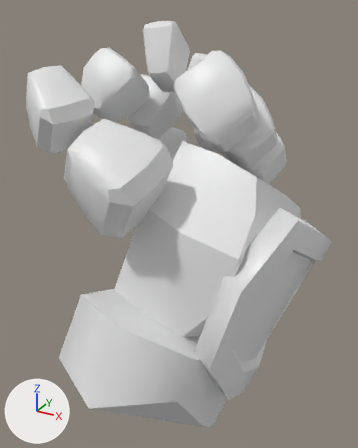
Renders of the FBX model blendFiles/Chara/FBX/SMSH_RIG_Hand_Character.fbx from each side of a commit.
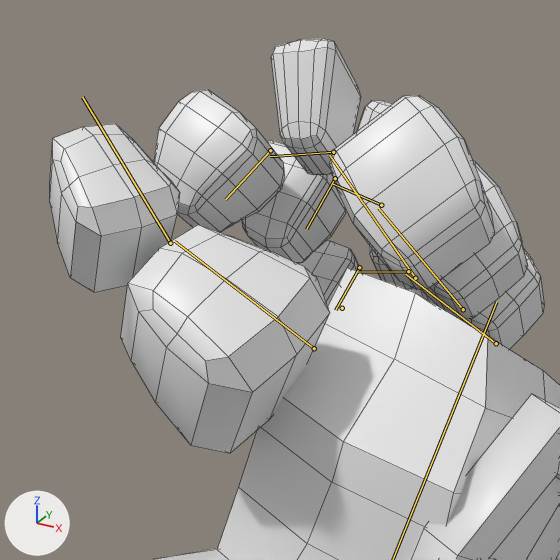
Old and new are each drawn whole from a camera (50 mm lens) standing at (0.2455, -0.4531, 0.4081) and looking at (0.1071, -0.2014, 0.2822) and again close up on the part from 0% to 82% of the width and 0% to 66% of the height. Every picture has the same lights, and +X, +Y and +Z are marked at lower left. The older version's two pictures come first. Both versions are drawn at frame 7 of the action 'Hand|tomahawk_throw'; the numbers are the values there. The bones that bend it are drawn over the model as lines in the close-ups. The close-ups show mesh edges as thin lines.

Names of what the first close-up shows: 'msh_hand_character'.
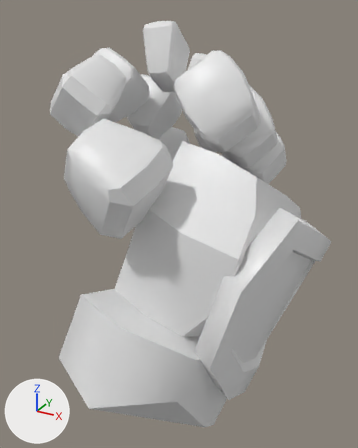
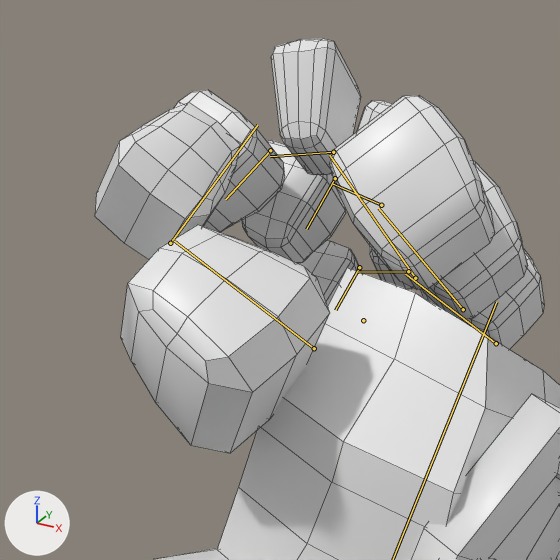
Changed parts and their boxes [x1, y1, x2, y2] in the close-ups (560 x 560 px):
'msh_hand_character', posed
    before: [50, 39, 560, 560]
    after: [95, 39, 560, 560]
bone 'Thumb_02', root to tip
    before: (170, 243) to (82, 97)
    after: (170, 243) to (257, 125)

The change, as a list of edits to the scene's bpy script:
```text
Change bone_thumb_02:
    where bone_thumb_02 = bpy.data.objects['Hand'].pose.bones['Thumb_02']  # child of 'Thumb_01'
    bone_thumb_02.rotation_quaternion: (0.985, -0.001, 0.002, 0.172) -> (0.758, -0.002, 0.002, 0.653)  # degrees (0, 0, 20) -> degrees (0, 0, 81)
```
